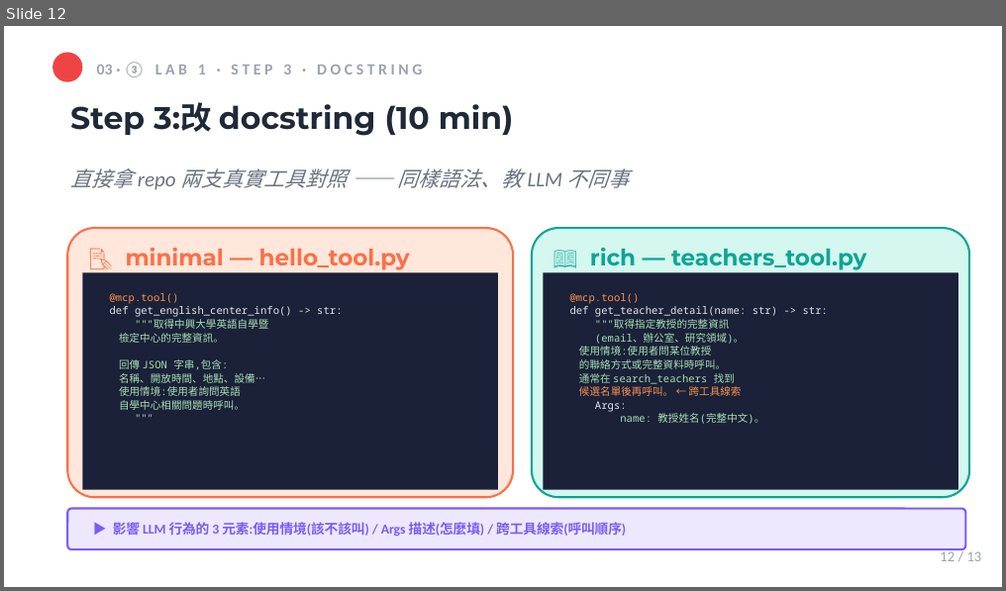
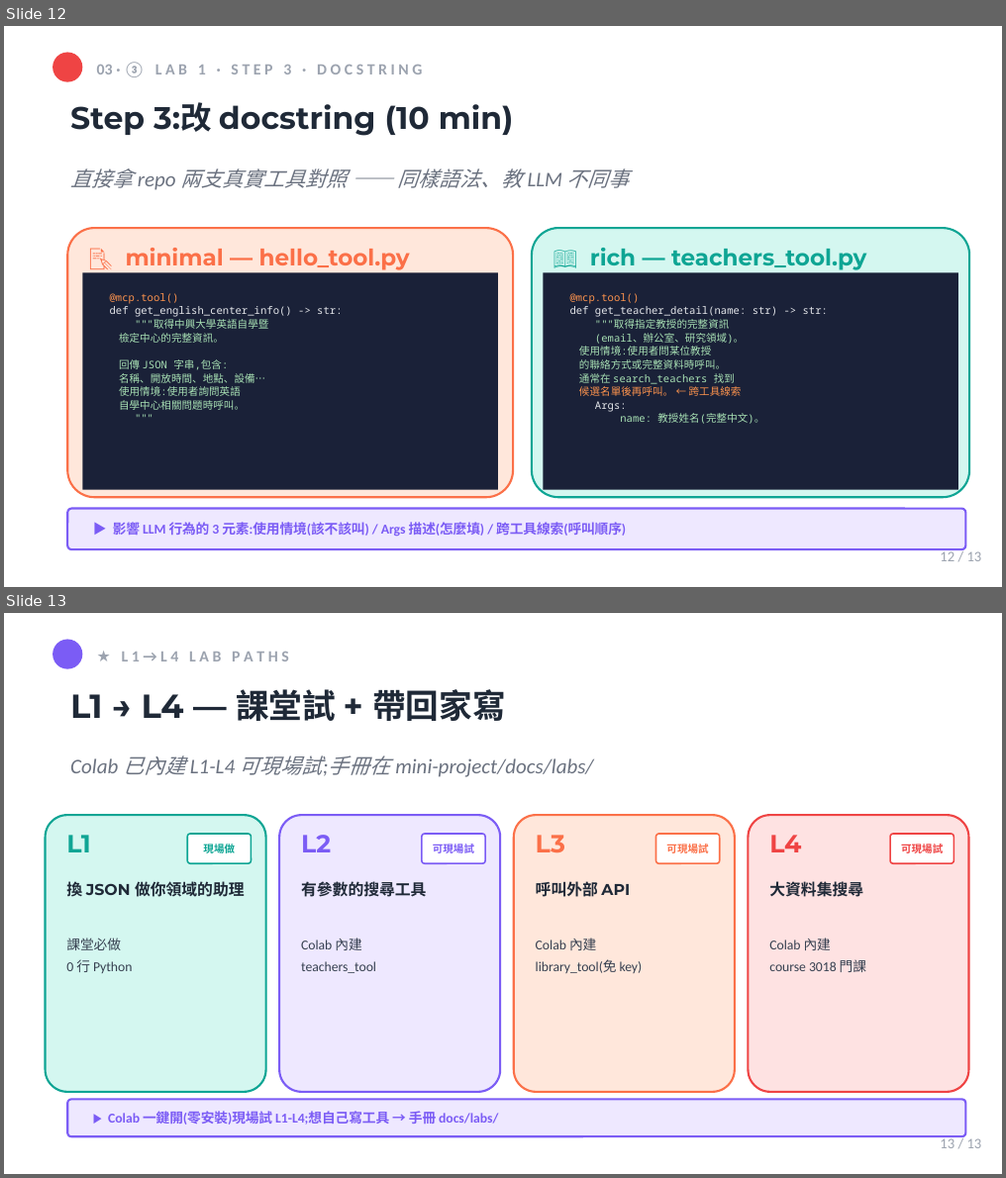
Before and after one commit to mjib007/nchu-mcp-workshop-2026, a slide deck: slides/04-hands-on-lab.pptx. Shown one above the other, each under a label of ours: slide 12 before the commit, slides 12 and 13 after it. The pictures are 1006x591 and 1006x1178 pixels, drawn with LibreOffice and Linux fonts; fonts in the diff are those of the drawing. Boxes give left, top, right and bottom in pixels: in the first picture for what was removed or moved away, otherwise in the second. Text is boxed around its words. In the diff, an @@ line names an element or a change of style, - is before the commit and + after.

Commit message:
fix(seg4-slides): hands-on 投影片對齊 Colab 現況
投影片還停在舊狀態(3 工具、L1-L3、無 Colab),跟 Colab notebook 對不上。修:
- quick_start boot log:3 工具 → 5 工具(+library +course),callout「5 支工具全 ✓」;
  副標加「零安裝可改用 Colab」
- L2/L3 preview → L1→L4(4 卡):加 L4 大資料集(course 3018 課),
  L2-L4 改標「Colab 內建·可現場試」(不再只是課後自修),callout 提 Colab 一鍵開
- outcomes 第 4 卡「L2/L3 挑戰路徑」→「L2-L4 進階關卡」,提 3018 課程大資料集

對齊後投影片講的工具數、Lab 關卡、執行路徑都跟 Colab 一致。

```diff
--- a/slides/04-hands-on-lab.pptx
+++ b/slides/04-hands-on-lab.pptx
@@ slide 13 added at [4,613,1002,1174], background #FFFFFF @@
@@ rectangle added at [4,613,1002,1173], fill #FFFFFF @@
@@ ellipse added at [53,639,83,668], fill #7B5CF5 @@
@@ text added at [122,652,288,662], 11.2 pt, text #9CA3AF, bold @@
+★ L 1 → L 4 L A B P A T H S
@@ text added at [70,689,505,721], 24 pt, text #1F2937, bold @@
+L1 → L4 — 課堂試 + 帶回家寫
@@ text added at [70,756,593,777], 15 pt, text #6B7280, italic @@
+Colab 已內建 L1-L4 可現場試;手冊在 mini-project/docs/labs/
@@ rounded rectangle added at [45,815,265,1091], fill #D4F7F0, outline #0EA594 1.5 pt @@
@@ rounded rectangle added at [279,815,500,1091], fill #EEE8FF, outline #7B5CF5 1.5 pt @@
@@ rounded rectangle added at [514,815,735,1091], fill #FFE7DB, outline #FB7048 1.5 pt @@
@@ rounded rectangle added at [748,815,969,1091], fill #FEE2E2, outline #EF4444 1.5 pt @@
@@ text added at [66,835,90,853], 18 pt, text #0EA594, bold @@
+L1
@@ rounded rectangle added at [187,834,252,863], fill #FFFFFF, outline #0EA594 1.12 pt @@
@@ text added at [203,842,235,856], 7.5 pt, text #0EA594, bold @@
+現場做
@@ text added at [301,835,331,853], 18 pt, text #7B5CF5, bold @@
+L2
@@ rounded rectangle added at [421,834,485,863], fill #FFFFFF, outline #7B5CF5 1.12 pt @@
@@ text added at [433,844,474,854], 7.5 pt, text #7B5CF5, bold @@
+可現場試
@@ text added at [536,835,565,854], 18 pt, text #FB7048, bold @@
+L3
@@ rounded rectangle added at [655,834,720,863], fill #FFFFFF, outline #FB7048 1.12 pt @@
@@ text added at [666,844,708,854], 7.5 pt, text #FB7048, bold @@
+可現場試
@@ text added at [769,835,801,853], 18 pt, text #EF4444, bold @@
+L4
@@ rounded rectangle added at [890,834,954,863], fill #FFFFFF, outline #EF4444 1.12 pt @@
@@ text added at [901,842,943,856], 7.5 pt, text #EF4444, bold @@
+可現場試
@@ text added at [66,881,245,897], 11.2 pt, text #1F2937, bold @@
+換 JSON 做你領域的助理
@@ text added at [301,881,426,897], 11.2 pt, text #1F2937, bold @@
+有參數的搜尋工具
@@ text added at [536,881,630,897], 11.2 pt, text #1F2937, bold @@
+呼叫外部 API
@@ text added at [769,881,863,897], 11.2 pt, text #1F2937, bold @@
+大資料集搜尋
@@ text added at [66,938,132,973], 9.8 pt, text #374151 @@
+課堂必做
+0 行 Python
@@ text added at [301,938,376,973], 9.8 pt, text #374151 @@
+Colab 內建
+teachers_tool
@@ text added at [536,938,643,973], 9.8 pt, text #374151 @@
+Colab 內建
+library_tool(免 key)
@@ text added at [769,938,866,972], 9.8 pt, text #374151 @@
+Colab 內建
+course 3018 門課
@@ rounded rectangle added at [68,1100,966,1138], fill #EEE8FF, outline #7B5CF5 1.5 pt @@
@@ text added at [108,1111,498,1125], 9.8 pt, text #7B5CF5, bold @@
+▶ Colab 一鍵開(零安裝)現場試 L1-L4;想自己寫工具 → 手冊 docs/labs/
@@ text added at [940,1137,982,1149], 10.5 pt, text #9CA3AF @@
+13 / 13
```
Also in this commit, not shown: 2 slides changed, 1 slide removed, 1 other file.
